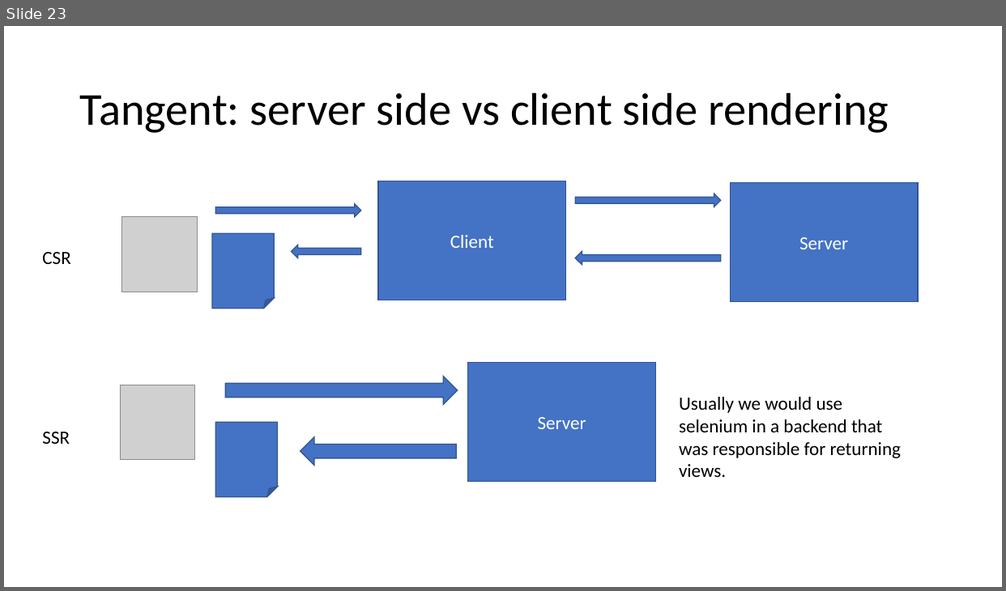
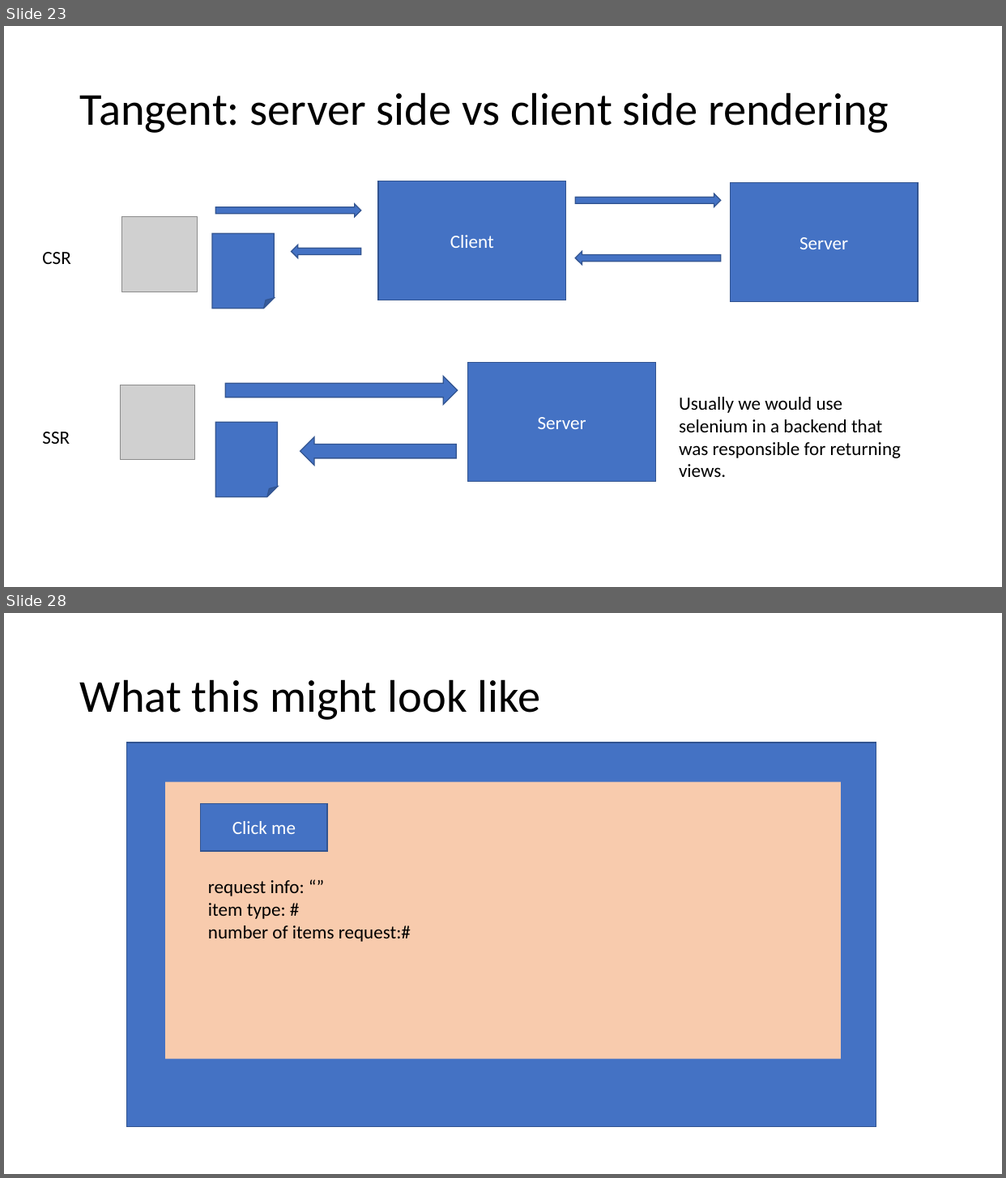
Before and after one commit to WilliamOna/staging-automation-primer-3-23, a slide deck: PrimerNotes.pptx. Shown one above the other, each under a label of ours: slide 23 before the commit, slides 23 and 28 after it; the slides between them are not shown. The pictures are 1006x591 and 1006x1178 pixels, drawn with LibreOffice and Linux fonts; fonts in the diff are those of the drawing; grey boxes stand for pictures. Boxes give left, top, right and bottom in pixels: in the first picture for what was removed or moved away, otherwise in the second. Text is boxed around its words. In the diff, an @@ line names an element or a change of style, - is before the commit and + after.

```diff
--- a/PrimerNotes.pptx
+++ b/PrimerNotes.pptx
@@ slide 28 added at [4,613,1002,1174], background #FFFFFF @@
@@ title added at [80,679,540,720], 44 pt, text #000000 @@
+What this might look like
@@ rectangle added at [127,743,876,1127], fill #4472C4, outline #325491 1 pt @@
@@ rectangle added at [165,782,840,1059], fill #F8CBAD @@
@@ rectangle added at [201,804,327,852], fill #4472C4, outline #325491 1 pt, 18 pt, text #FFFFFF @@
+Click me
@@ text added at [208,880,411,942], 18 pt, text #000000 @@
+request info: “”
+item type: #
+number of items request:#
```
Also in this commit, not shown: 5 other slides added.
